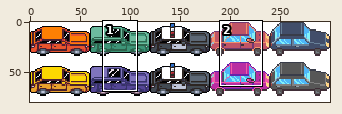
Sprite sheet: resources/sprites/cars_mid.png. The first picture is a wide view before the edit; the outline marks the close-up.
Close-up. First the earlier version:
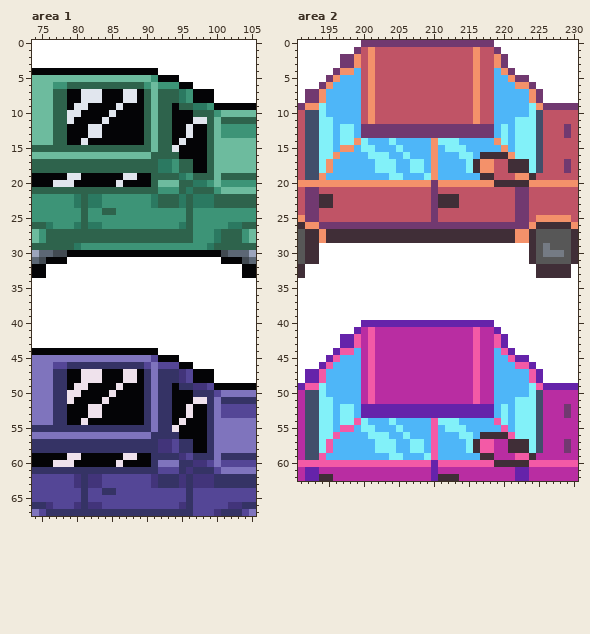
The file is 300x80 pixels. Colours within 5 levels of each other are drawn and written as one. Shown: area 1: x 74..105, y 0..67; area 2: x 191..230, y 0..62. The commit also changed other parts of the picture, which this record leaves out.
New version:
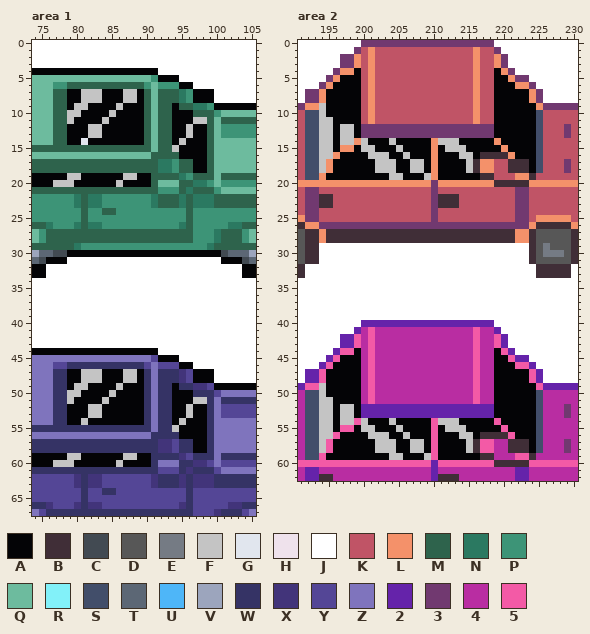
Palette (. is transparent): A #040406  B #402e37  C #424a52  D #575757  E #757b84  F #c4c4c4  G #e1e6ee  H #efe2ec  J #ffffff  K #c05466  L #f4916a  M #2e634c  N #2b7961  P #3d9477  Q #6dbb9e  R #82f1f9  S #424e6a  T #5c6775  U #4eb6f8  V #9ca5bd  W #353365  X #42347a  Y #544696  Z #7f74bd  2 #6523aa  3 #713970  4 #b92da2  5 #f35aa6
Difference:
Area 1:
y 7..8: x 81..83 GGG -> FFF; x 87..88 GG -> FF
y 9: x 80..81 GG -> FF; x 86 G -> F
y 10: x 79..80 GG -> FF; x 85 G -> F
y 11: x 79 G -> F; x 84 G -> F; x 97..98 GG -> FF
y 12..13: x 82..83 GG -> FF; x 96 G -> F
y 14: x 95 G -> F
y 15: x 94 G -> F
y 19: x 79..80 GG -> FF; x 87..88 GG -> FF
y 20: x 77..79 GGG -> FFF; x 86 G -> F
y 47..48: x 81..83 HHH -> FFF; x 87..88 HH -> FF
y 49: x 80..81 HH -> FF; x 86 H -> F
y 50: x 79..80 HH -> FF; x 85 H -> F
y 51: x 79 H -> F; x 84 H -> F; x 97..98 HH -> FF
y 52..53: x 82..83 HH -> FF; x 96 H -> F
y 54: x 81 H -> F; x 95 H -> F
y 55: x 94 H -> F
y 59: x 79..80 HH -> FF; x 87..88 HH -> FF
y 60: x 77..79 HHH -> FFF; x 86 H -> F
Area 2:
y 4: x 199 U -> A; x 219 U -> A
y 5: x 197..199 UUU -> AAA; x 219..220 UU -> AA
y 6: x 196..199 UUUU -> AAAA; x 219..221 UUU -> AAA
y 7..8: x 195..199 UUUUU -> AAAAA; x 219..223 UUUUU -> AAAAA
y 9..10: x 194..199 RUUUUU -> FAAAAA; x 219..224 UUUUUR -> AAAAAA
y 11: x 194..199 RRUUUU -> FFAAAA; x 219..224 UUURRR -> AAAAAA
y 12..13: x 194..199 RRURRU -> FFAFFA; x 219..224 URURRR -> AAAAAA
y 14: x 194..198 RRURR -> FFAFF; x 200..209 RUUURUUUUU -> FAAAFAAAAA; x 211..218 RRRUUUUU -> FFFAAAAA; x 220..224 RURRR -> AAAAA
y 15: x 194..196 RRU -> FFA; x 199..209 URRUUURUUUU -> AFFAAAFAAAA; x 211..219 URRRUUUUU -> AFFFAAAAA; x 221..224 URRR -> AAAA
y 16: x 194..195 RR -> FF; x 197..209 UUUURRRUURUUU -> AAAAFFFAAFAAA; x 211..216 UUURRU -> AAAFFA; x 222..224 RRR -> AAA
y 17..18: x 194 R -> F; x 196..209 UUUUUURRRUURRU -> AAAAAAFFFAAFFA; x 211..215 UUUUR -> AAAAF; x 224 R -> A
y 19: x 195..209 UUUUUUUUURRUUUR -> AAAAAAAAAFFAAAF; x 211..216 UUUUUU -> AAAAAA
y 44: x 199 U -> A; x 219 U -> A
y 45: x 197..199 UUU -> AAA; x 219..220 UU -> AA
y 46: x 196..199 UUUU -> AAAA; x 219..221 UUU -> AAA
y 47..48: x 195..199 UUUUU -> AAAAA; x 219..223 UUUUU -> AAAAA
y 49..50: x 194..199 RUUUUU -> FAAAAA; x 219..224 UUUUUR -> AAAAAA
y 51: x 194..199 RRUUUU -> FFAAAA; x 219..224 UUURRR -> AAAAAA
y 52..53: x 194..199 RRURRU -> FFAFFA; x 219..224 URURRR -> AAAAAA
y 54: x 194..198 RRURR -> FFAFF; x 200..209 RUUURUUUUU -> FAAAFAAAAA; x 211..218 RRRUUUUU -> FFFAAAAA; x 220..224 RURRR -> AAAAA
y 55: x 194..196 RRU -> FFA; x 199..209 URRUUURUUUU -> AFFAAAFAAAA; x 211..219 URRRUUUUU -> AFFFAAAAA; x 221..224 URRR -> AAAA
y 56: x 194..195 RR -> FF; x 197..209 UUUURRRUURUUU -> AAAAFFFAAFAAA; x 211..216 UUURRU -> AAAFFA; x 222..224 RRR -> AAA
y 57..58: x 194 R -> F; x 196..209 UUUUUURRRUURRU -> AAAAAAFFFAAFFA; x 211..215 UUUUR -> AAAAF; x 224 R -> A
y 59: x 195..209 UUUUUUUUURRUUUR -> AAAAAAAAAFFAAAF; x 211..216 UUUUUU -> AAAAAA
Pixel boxes of the changes (left, top, right, bottom) in both close-ups:
changed: (67, 89, 137, 138)
changed: (172, 117, 207, 152)
changed: (53, 173, 81, 187)
changed: (116, 173, 137, 187)
changed: (53, 369, 137, 467)
changed: (172, 397, 207, 432)
changed: (319, 68, 536, 180)
changed: (319, 348, 536, 460)
